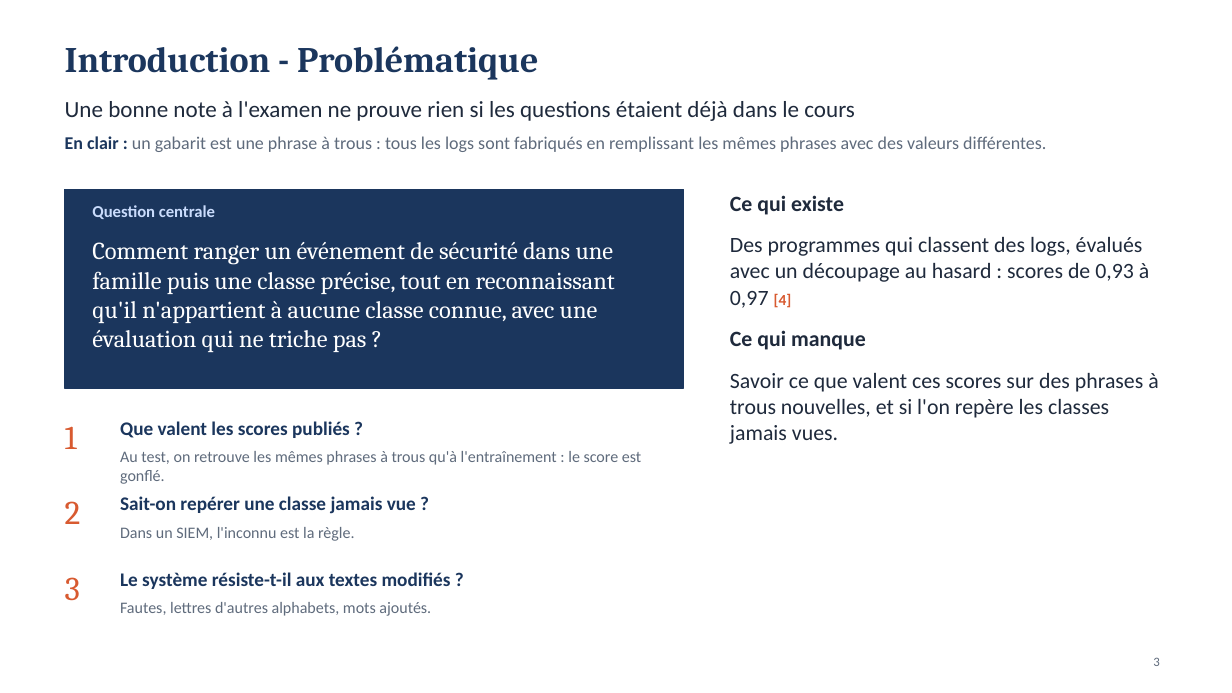
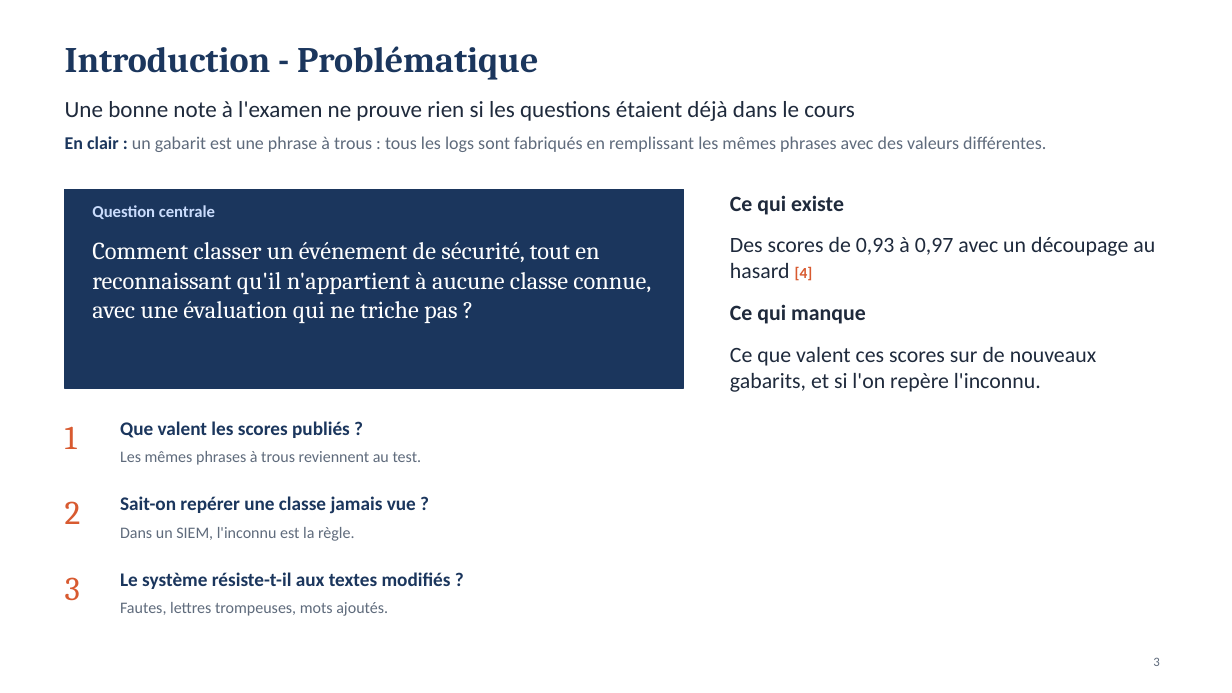
Before and after one commit to MADENIYOU/siem-open-world-log-classification, a slide deck: slide 3 of presentation/Soutenance_SIEM_monde_ouvert.pptx. Drawn at 1232x693 pixels with LibreOffice and Linux fonts; fonts in the diff are those of the drawing. Boxes give left, top, right and bottom in pixels: in the first picture for what was removed or moved away, otherwise in the second. Text is boxed around its words. In the diff, an @@ line names an element or a change of style, - is before the commit and + after.

```diff
--- a/presentation/Soutenance_SIEM_monde_ouvert.pptx
+++ b/presentation/Soutenance_SIEM_monde_ouvert.pptx
@@ text at bbox=[730, 237, 1155, 281]: text changed @@
-Des programmes qui classent des logs, évalués avec un découpage au hasard : scores de 0,93 à 0,97 [4]
+Des scores de 0,93 à 0,97 avec un découpage au hasard [4]
@@ text at bbox=[92, 242, 651, 323]: text changed @@
-Comment ranger un événement de sécurité dans une famille puis une classe précise, tout en reconnaissant qu'il n'appartient à aucune classe connue, avec une évaluation qui ne triche pas ?
+Comment classer un événement de sécurité, tout en reconnaissant qu'il n'appartient à aucune classe connue, avec une évaluation qui ne triche pas ?
@@ text at bbox=[730, 347, 1096, 392]: text changed @@
-Savoir ce que valent ces scores sur des phrases à trous nouvelles, et si l'on repère les classes jamais vues.
+Ce que valent ces scores sur de nouveaux gabarits, et si l'on repère l'inconnu.
@@ text at bbox=[120, 451, 422, 465]: text changed @@
-Au test, on retrouve les mêmes phrases à trous qu'à l'entraînement : le score est gonflé.
+Les mêmes phrases à trous reviennent au test.
@@ text at bbox=[120, 602, 388, 616]: text changed @@
-Fautes, lettres d'autres alphabets, mots ajoutés.
+Fautes, lettres trompeuses, mots ajoutés.
```
Also in this commit, not shown: 13 other slides changed, 2 other files.
